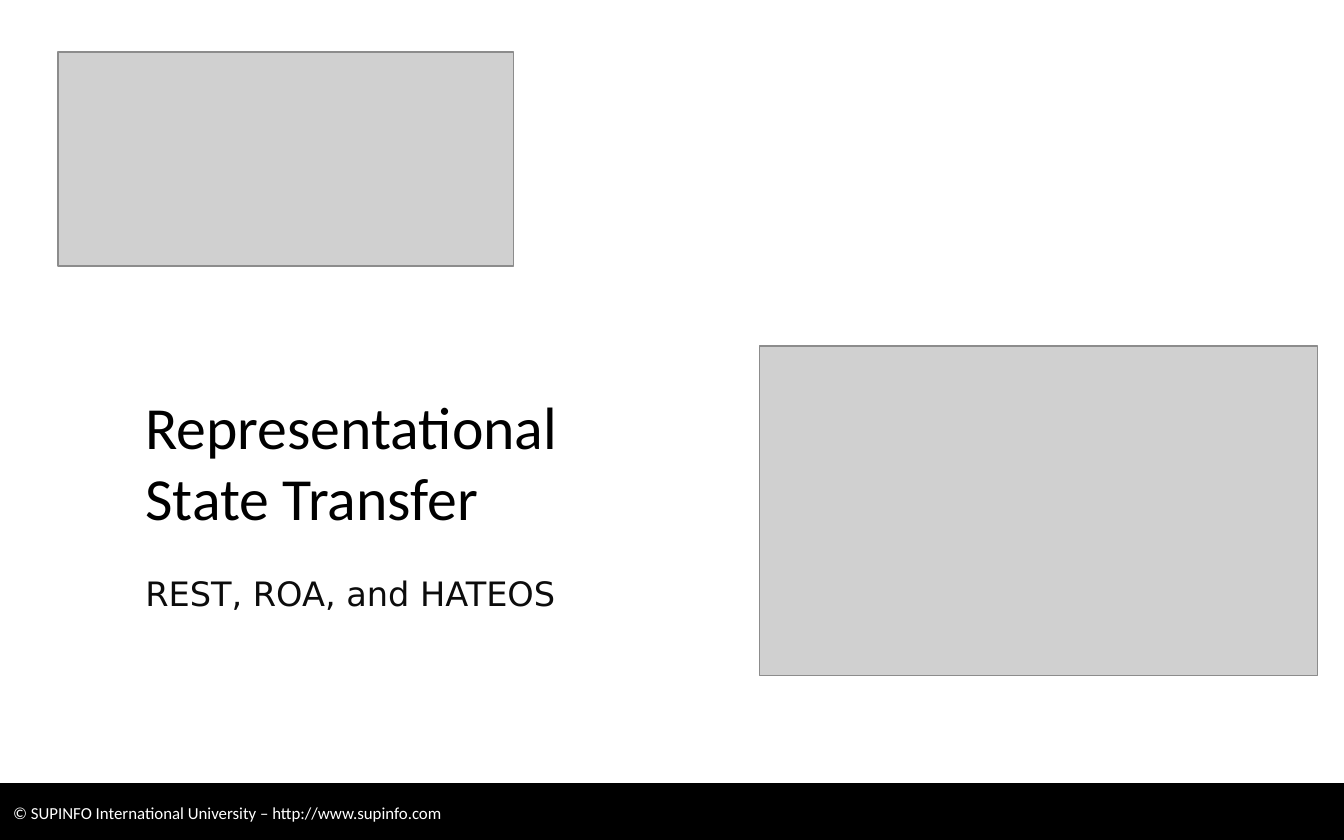
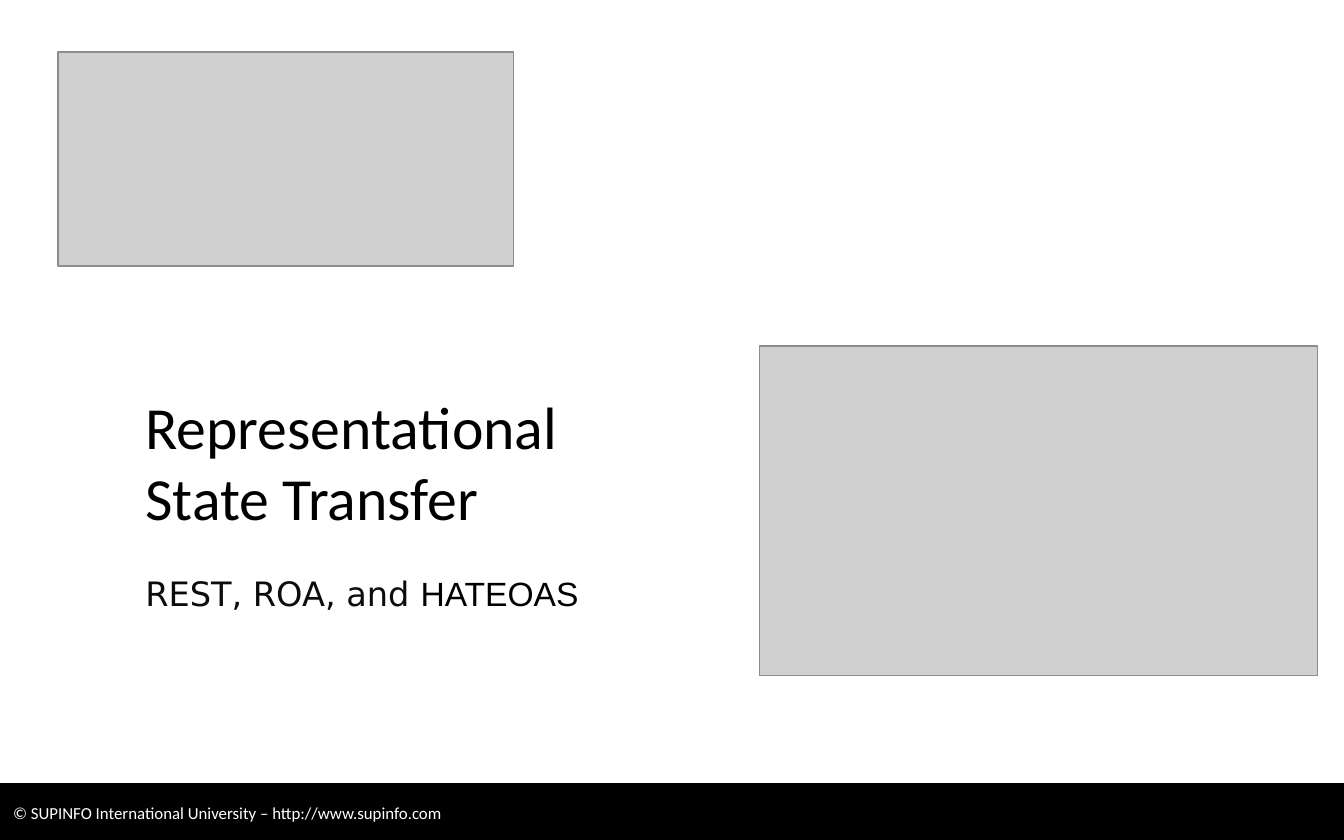
Before and after one commit to CodeCourses/3WEB, a slide deck: slide 1 of 01 - REST [RC].pptx. Drawn at 1344x840 pixels with LibreOffice and Linux fonts; fonts in the diff are those of the drawing; grey boxes stand for pictures; background and template pictures are left out. Boxes give left, top, right and bottom in pixels: in the first picture for what was removed or moved away, otherwise in the second. Text is boxed around its words. In the diff, an @@ line names an element or a change of style, - is before the commit and + after.

```diff
--- a/01 - REST [RC].pptx
+++ b/01 - REST [RC].pptx
@@ text at [145, 580, 579, 610]: text changed @@
-REST, ROA, and HATEOS
+REST, ROA, and HATEOAS
```
